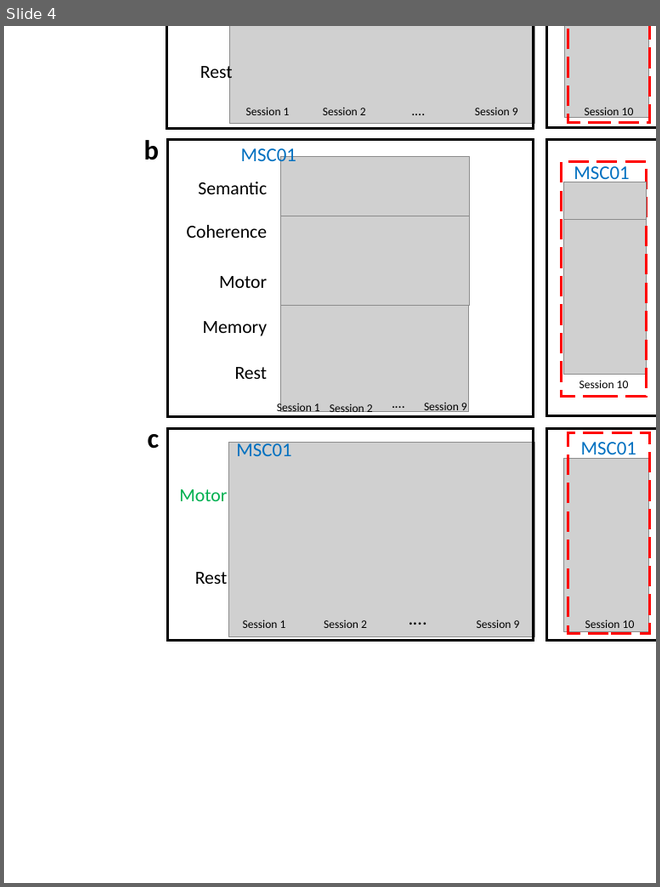
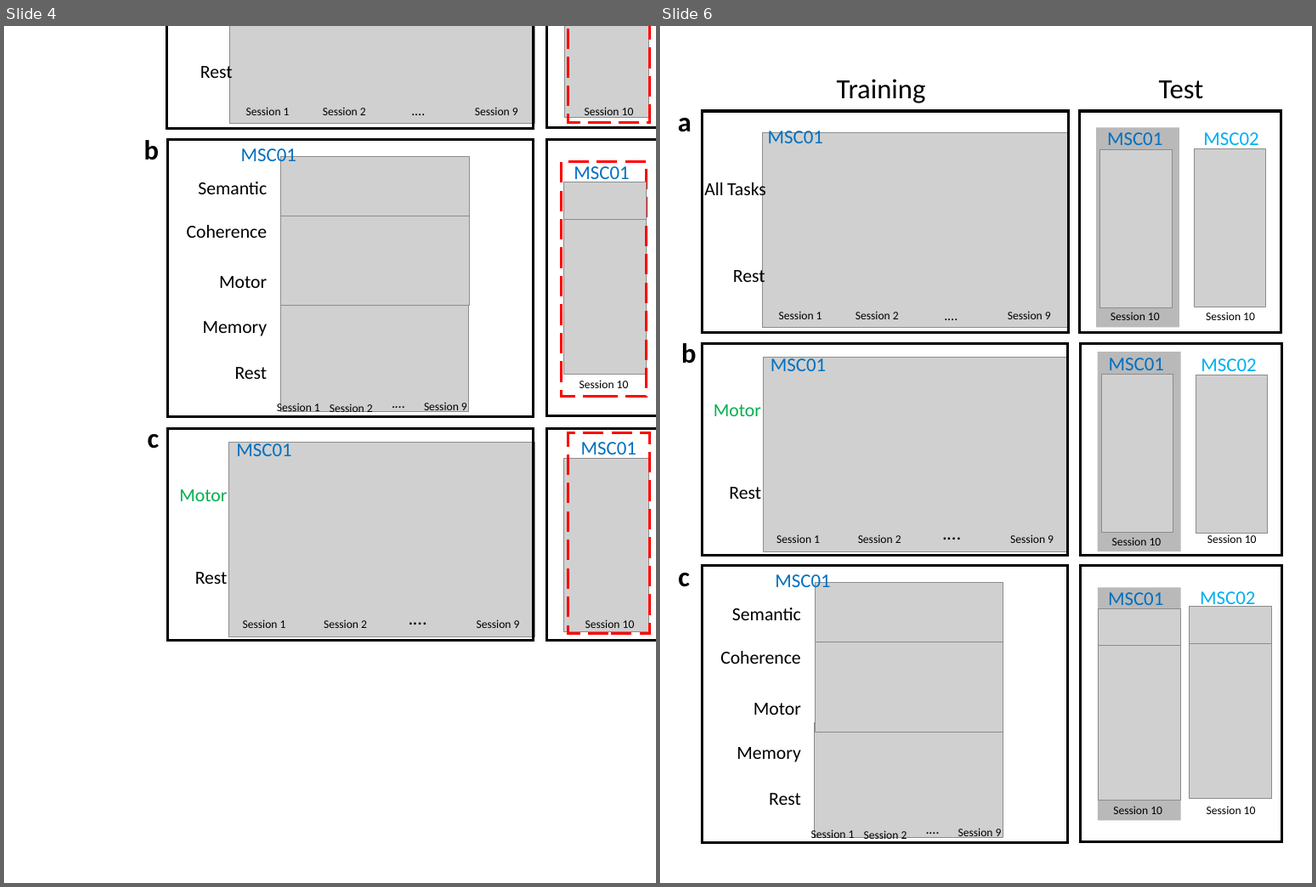
Before and after one commit to GrattonLab/MSC_Alexis, a slide deck: analysis/output/FigsFinal/CV.pptx. Shown side by side, each under a label of ours: slide 4 before the commit, slides 4 and 6 after it; the slides between them are not shown. The pictures are 660x887 and 1316x887 pixels, drawn with LibreOffice and Linux fonts; fonts in the diff are those of the drawing; grey boxes stand for pictures; background and template pictures are left out. Boxes give left, top, right and bottom in pixels: in the first picture for what was removed or moved away, otherwise in the second. Text is boxed around its words. In the diff, an @@ line names an element or a change of style, - is before the commit and + after.

```diff
--- a/analysis/output/FigsFinal/CV.pptx
+++ b/analysis/output/FigsFinal/CV.pptx
@@ slide 6 added at [660, 26, 1312, 883], background #FFFFFF @@
@@ group added at [678, 79, 1280, 332]: 14 texts, 3 pictures, 3 rectangles @@
+All Tasks
+Rest
+MSC01
+Session 1
+Session 2
+.…
+Session 9
+Training
+Test
+MSC02
+a
+Session 10
+Session 10
+MSC01
@@ group added at [681, 343, 1281, 554]: 12 texts, 3 pictures, 3 rectangles @@
+Motor
+Rest
+Session 1
+Session 2
+.…
+Session 9
+MSC02
+b
+MSC01
+Session 10
+Session 10
+MSC01
@@ group added at [678, 565, 1281, 843]: 15 texts, 7 pictures, 3 rectangles @@
+Rest
+c
+Semantic
+Coherence
+Memory
+Motor
+Session 1
+Session 2
+.…
+Session 9
+Session 10
+MSC01
+MSC02
+MSC01
+Session 10
```
Also in this commit, not shown: 1 slide changed, 10 other files.
